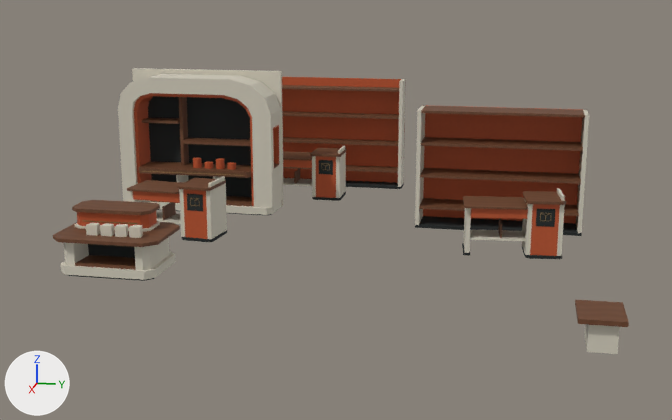
One commit to the glTF model external_packages/shopping_promenade_20261009/exports/SHOP_D09_P100_F184__fitout.glb: the scene before it, then after it.
Camera for both pictures: a 50 mm camera at (17.08, 3.48, 4.89) aimed at (-0.02, 0.06, 0.61). The axes (+X, +Y, +Z) are drawn at lower left. The lights are the same throughout. The first picture is the older version. Vertices at exactly the same position are counted once.

The first picture shows 'SHOP_D09_P100_F184__fitout__dark_rubber', 'SHOP_D09_P100_F184__fitout__ivory_enamel', 'SHOP_D09_P100_F184__fitout__retail_terracotta_enamel', 'SHOP_D09_P100_F184__fitout__warm_walnut' and 1 more.
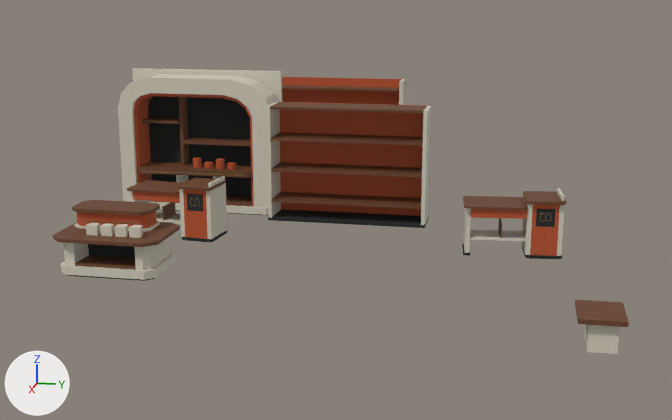
The edits, one by one:
me_shop_d09_p100_f184__fitout__dark_rubber is used by ob_shop_d09_p100_f184__fitout__dark_rubber; location (0.0, 0.0, 0.0).
me_shop_d09_p100_f184__fitout__dark_rubber had 228 vertices, 380 faces and spanned x -5.35..3.06, y -5.0..4.75, z 0.0..2.49.
me_shop_d09_p100_f184__fitout__dark_rubber now has 228 vertices, 380 faces and spans x -5.35..3.06, y -5.0..4.32, z 0.0..2.49.
me_shop_d09_p100_f184__fitout__dark_rubber part 1: the loose piece of 8 vertices spanning x -2.1..-1.3, y 1.45..4.75, z 0.0..0.06 is moved by (0.0, -3.1, 0.0).
me_shop_d09_p100_f184__fitout__ivory_enamel has 376 vertices, 650 faces and spans x -5.35..4.8, y -5.05..4.9, z 0.0..3.0.
me_shop_d09_p100_f184__fitout__ivory_enamel is used by ob_shop_d09_p100_f184__fitout__ivory_enamel; location (0.0, 0.0, 0.0).
me_shop_d09_p100_f184__fitout__ivory_enamel part 2: the loose piece of 8 vertices spanning x -2.1..-1.3, y 4.67..4.75, z 0.06..2.4 is moved by (0.0, -3.1, 0.0).
me_shop_d09_p100_f184__fitout__ivory_enamel part 3: the loose piece of 8 vertices spanning x -2.1..-1.3, y 1.45..1.53, z 0.06..2.4 is moved by (0.0, -3.1, 0.0).
me_shop_d09_p100_f184__fitout__retail_terracotta_enamel is used by ob_shop_d09_p100_f184__fitout__retail_terracotta_enamel; location (0.0, 0.0, 0.0).
me_shop_d09_p100_f184__fitout__retail_terracotta_enamel had 382 vertices, 692 faces and spanned x -5.35..2.46, y -4.73..4.75, z 0.05..2.6.
me_shop_d09_p100_f184__fitout__retail_terracotta_enamel now has 382 vertices, 692 faces and spans x -5.35..2.46, y -4.73..4.22, z 0.05..2.6.
me_shop_d09_p100_f184__fitout__retail_terracotta_enamel part 4: the loose piece of 8 vertices spanning x -2.1..-2.06, y 1.45..4.75, z 0.06..2.4 is moved by (0.0, -3.1, 0.0).
me_shop_d09_p100_f184__fitout__warm_walnut has 336 vertices, 540 faces and spans x -5.31..4.9, y -4.66..5.0, z 0.15..2.49.
me_shop_d09_p100_f184__fitout__warm_walnut is used by ob_shop_d09_p100_f184__fitout__warm_walnut; location (0.0, 0.0, 0.0).
me_shop_d09_p100_f184__fitout__warm_walnut part 5: the loose piece of 8 vertices spanning x -2.06..-1.3, y 1.53..4.67, z 0.4..0.45 is moved by (0.0, -3.1, 0.0).
me_shop_d09_p100_f184__fitout__warm_walnut part 6: the loose piece of 8 vertices spanning x -2.06..-1.3, y 1.53..4.67, z 1.05..1.1 is moved by (0.0, -3.1, 0.0).
me_shop_d09_p100_f184__fitout__warm_walnut part 7: the loose piece of 8 vertices spanning x -2.06..-1.3, y 1.53..4.67, z 1.7..1.75 is moved by (0.0, -3.1, 0.0).
me_shop_d09_p100_f184__fitout__warm_walnut part 8: the loose piece of 8 vertices spanning x -2.06..-1.3, y 1.53..4.67, z 2.35..2.4 is moved by (0.0, -3.1, 0.0).

Boxes [x1, y1, x2, y2] around the edits, measured in the pictures (672 x 420 px; the box of a moved part takes in the faces that stretch with it):
'SHOP_D09_P100_F184__fitout__retail_terracotta_enamel', reshaped
    before: [77, 77, 585, 256]
    after: [77, 77, 560, 256]
'SHOP_D09_P100_F184__fitout__dark_rubber', reshaped
    before: [68, 96, 582, 281]
    after: [68, 96, 562, 281]
part 1 of me_shop_d09_p100_f184__fitout__dark_rubber, moved or reshaped
    before: [415, 216, 582, 236]
    after: [268, 209, 429, 228]
part 2 of me_shop_d09_p100_f184__fitout__ivory_enamel, moved or reshaped
    before: [576, 110, 589, 233]
    after: [421, 106, 431, 225]
part 3 of me_shop_d09_p100_f184__fitout__ivory_enamel, moved or reshaped
    before: [415, 105, 425, 225]
    after: [266, 102, 281, 218]
part 4 of me_shop_d09_p100_f184__fitout__retail_terracotta_enamel, moved or reshaped
    before: [422, 105, 585, 223]
    after: [279, 102, 431, 216]
part 5 of me_shop_d09_p100_f184__fitout__warm_walnut, moved or reshaped
    before: [419, 198, 579, 216]
    after: [271, 192, 421, 209]
part 6 of me_shop_d09_p100_f184__fitout__warm_walnut, moved or reshaped
    before: [420, 168, 581, 184]
    after: [271, 162, 422, 177]
part 7 of me_shop_d09_p100_f184__fitout__warm_walnut, moved or reshaped
    before: [421, 137, 583, 151]
    after: [270, 132, 423, 146]
part 8 of me_shop_d09_p100_f184__fitout__warm_walnut, moved or reshaped
    before: [421, 106, 585, 117]
    after: [270, 102, 427, 113]
